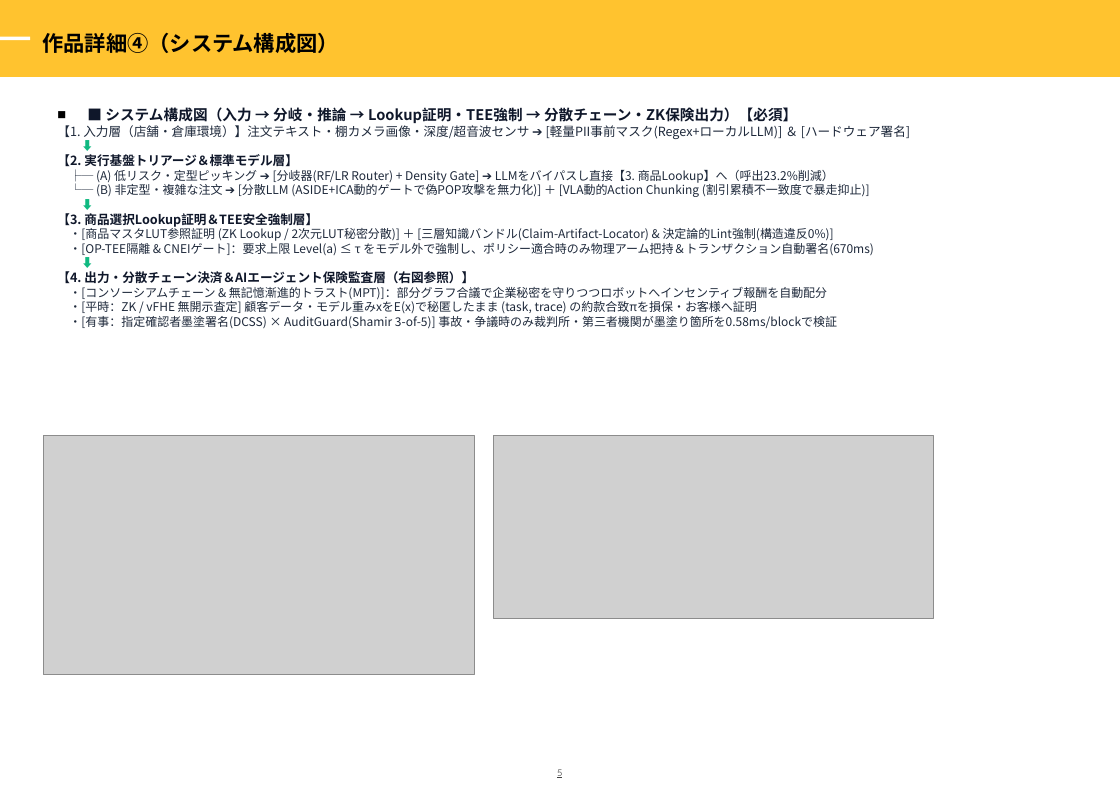
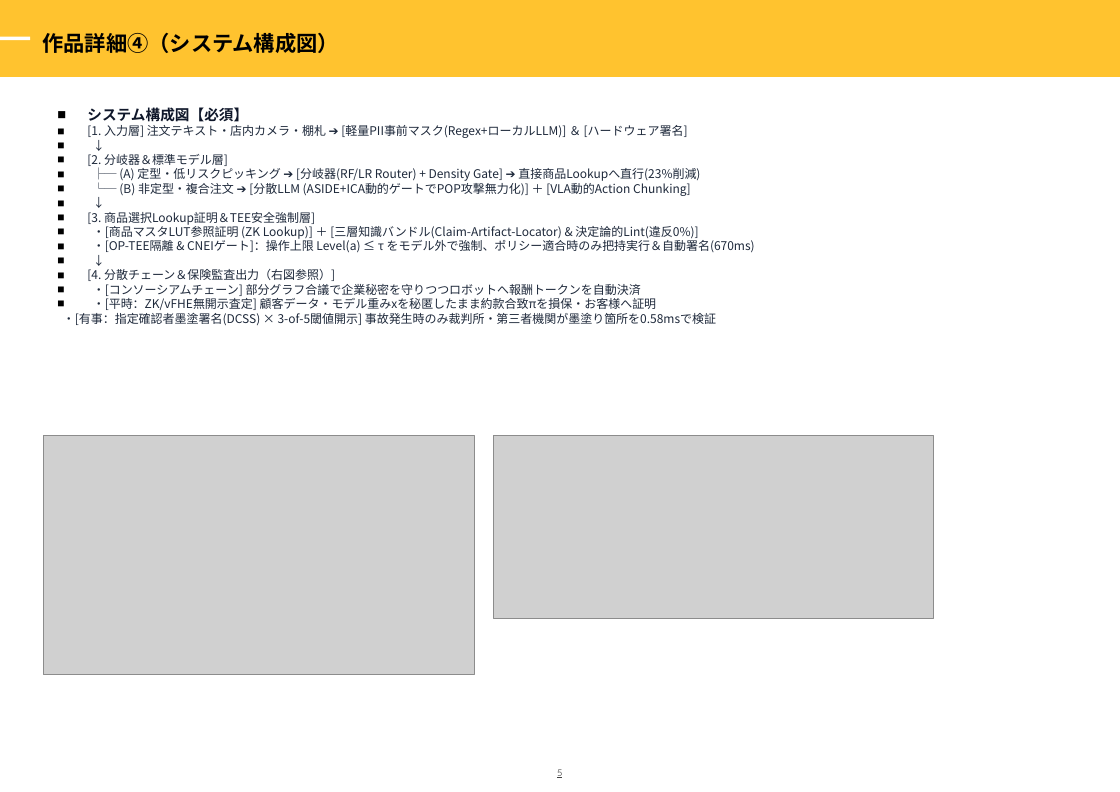
Before and after one commit to sururu-k/ProofPick, a slide deck: slide 6 of md/zenjyocon_entry_sheet_2026.pptx. Drawn at 1120x792 pixels with LibreOffice and Linux fonts; fonts in the diff are those of the drawing; grey boxes stand for pictures; background and template pictures are left out. Boxes give left, top, right and bottom in pixels: in the first picture for what was removed or moved away, otherwise in the second. Text is boxed around its words. In the diff, an @@ line names an element or a change of style, - is before the commit and + after.

```diff
--- a/md/zenjyocon_entry_sheet_2026.pptx
+++ b/md/zenjyocon_entry_sheet_2026.pptx
@@ text at box(63, 107, 755, 325): text changed @@
-■ ■ システム構成図（入力 → 分岐・推論 → Lookup証明・TEE強制 → 分散チェーン・ZK保険出力）【必須】
-【1. 入力層（店舗・倉庫環境）】注文テキスト・棚カメラ画像・深度/超音波センサ ➔ [軽量PII事前マスク(Regex+ローカルLLM)] ＆ [ハードウェア署名]
-⬇
-【2. 実行基盤トリアージ＆標準モデル層】
-├─ (A) 低リスク・定型ピッキング ➔ [分岐器(RF/LR Router) + Density Gate] ➔ LLMをバイパスし直接【3. 商品Lookup】へ（呼出23.2%削減）
-└─ (B) 非定型・複雑な注文 ➔ [分散LLM (ASIDE+ICA動的ゲートで偽POP攻撃を無力化)] ＋ [VLA動的Action Chunking (割引累積不一致度で暴走抑止)]
-⬇
-【3. 商品選択Lookup証明＆TEE安全強制層】
-・[商品マスタLUT参照証明 (ZK Lookup / 2次元LUT秘密分散)] ＋ [三層知識バンドル(Claim-Artifact-Locator) & 決定論的Lint強制(構造違反0%)]
-・[OP-TEE隔離 & CNEIゲート]：要求上限 Level(a) ≤ τ をモデル外で強制し、ポリシー適合時のみ物理アーム把持＆トランザクション自動署名(670ms)
-⬇
-【4. 出力・分散チェーン決済＆AIエージェント保険監査層（右図参照）】
-・[コンソーシアムチェーン & 無記憶漸進的トラスト(MPT)]：部分グラフ合議で企業秘密を守りつつロボットへインセンティブ報酬を自動配分
-・[平時：ZK / vFHE 無開示査定] 顧客データ・モデル重みxをE(x)で秘匿したまま (task, trace) の約款合致πを損保・お客様へ証明
-・[有事：指定確認者墨塗署名(DCSS) × AuditGuard(Shamir 3-of-5)] 事故・争議時のみ裁判所・第三者機関が墨塗り箇所を0.58ms/blockで検証
+■ システム構成図【必須】
+[1. 入力層] 注文テキスト・店内カメラ・棚札 ➔ [軽量PII事前マスク(Regex+ローカルLLM)] ＆ [ハードウェア署名]
+↓
+[2. 分岐器＆標準モデル層]
+├─ (A) 定型・低リスクピッキング ➔ [分岐器(RF/LR Router) + Density Gate] ➔ 直接商品Lookupへ直行(23%削減)
+└─ (B) 非定型・複合注文 ➔ [分散LLM (ASIDE+ICA動的ゲートでPOP攻撃無力化)] ＋ [VLA動的Action Chunking]
+↓
+[3. 商品選択Lookup証明＆TEE安全強制層]
+・[商品マスタLUT参照証明 (ZK Lookup)] ＋ [三層知識バンドル(Claim-Artifact-Locator) & 決定論的Lint(違反0%)]
+・[OP-TEE隔離 & CNEIゲート]：操作上限 Level(a) ≤ τ をモデル外で強制、ポリシー適合時のみ把持実行＆自動署名(670ms)
+↓
+[4. 分散チェーン＆保険監査出力（右図参照）]
+・[コンソーシアムチェーン] 部分グラフ合議で企業秘密を守りつつロボットへ報酬トークンを自動決済
+・[平時：ZK/vFHE無開示査定] 顧客データ・モデル重みxを秘匿したまま約款合致πを損保・お客様へ証明
+・[有事：指定確認者墨塗署名(DCSS) × 3-of-5閾値開示] 事故発生時のみ裁判所・第三者機関が墨塗り箇所を0.58msで検証
```
Also in this commit, not shown: 10 other slides changed.
